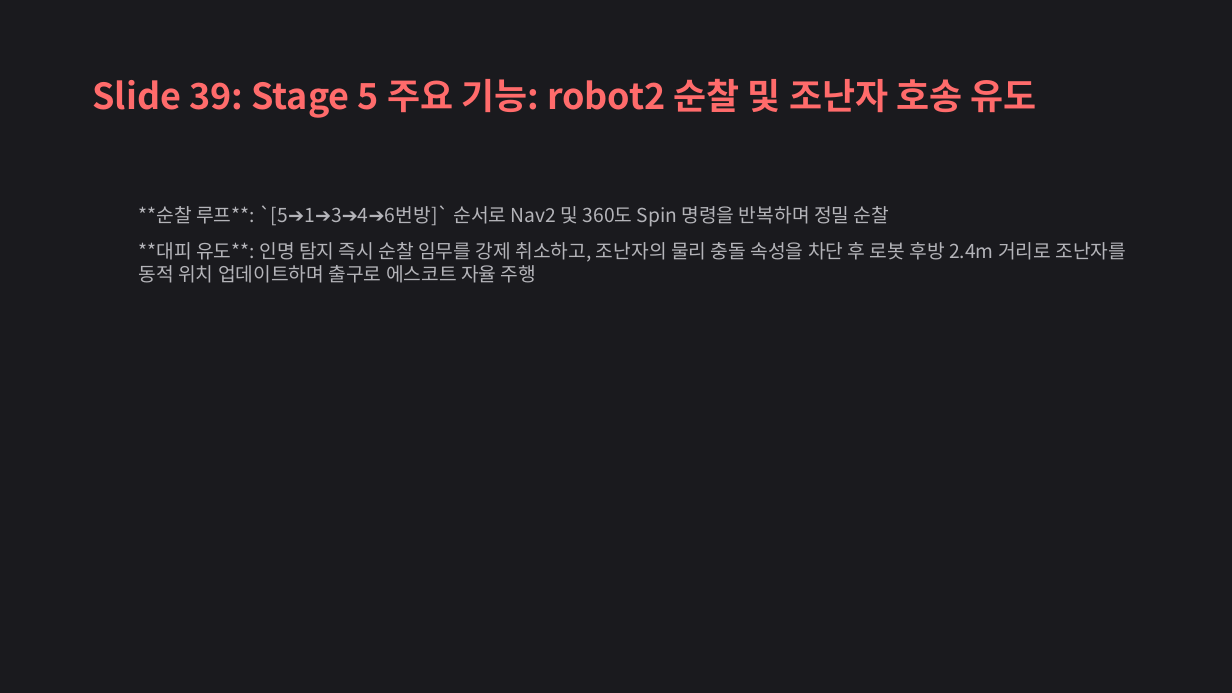
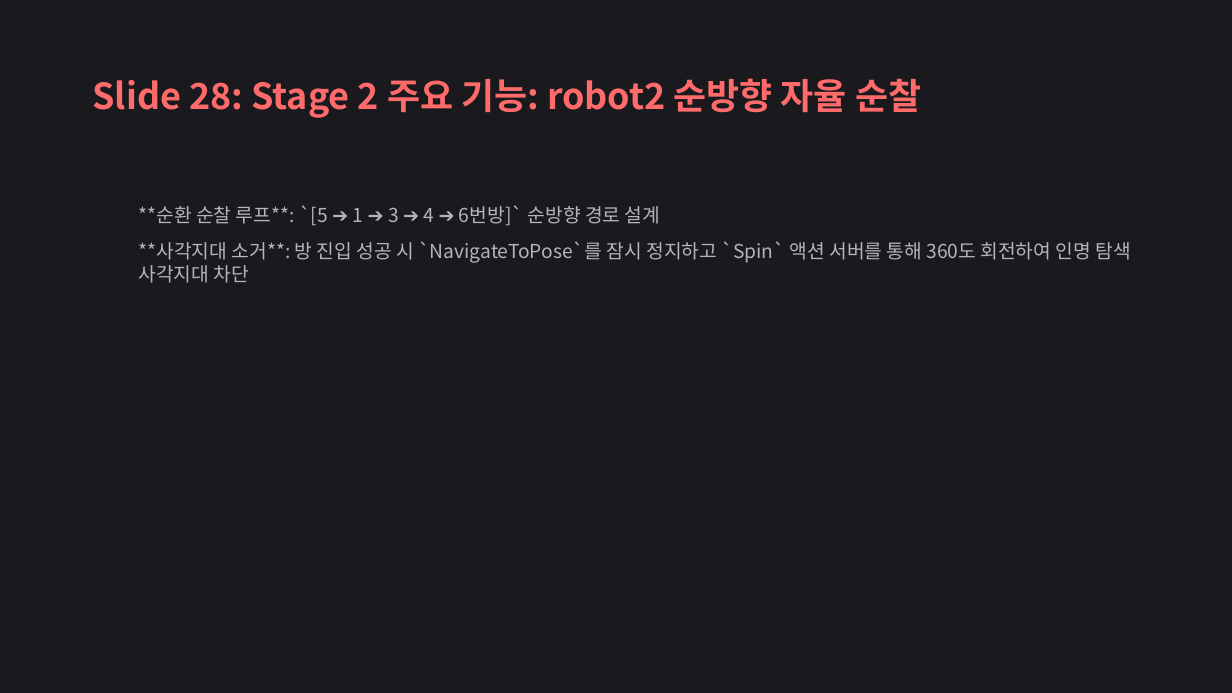
Before and after one commit to yoonseonjae/hot-spot_isaac_sim, a slide deck: slide 28 of docs/Cobot_Fire_Sim_Presentation.pptx (slide 39 before the commit). Drawn at 1232x693 pixels with LibreOffice and Linux fonts; fonts in the diff are those of the drawing. Boxes give left, top, right and bottom in pixels: in the first picture for what was removed or moved away, otherwise in the second. Text is boxed around its words. In the diff, an @@ line names an element or a change of style, - is before the commit and + after.

```diff
--- a/docs/Cobot_Fire_Sim_Presentation.pptx
+++ b/docs/Cobot_Fire_Sim_Presentation.pptx
@@ text at bbox=[92, 78, 921, 118]: text changed @@
-Slide 39: Stage 5 주요 기능: robot2 순찰 및 조난자 호송 유도
+Slide 28: Stage 2 주요 기능: robot2 순방향 자율 순찰
@@ text at bbox=[139, 205, 1130, 283]: text changed @@
-  **순찰 루프**: `[5➔1➔3➔4➔6번방]` 순서로 Nav2 및 360도 Spin 명령을 반복하며 정밀 순찰
-  **대피 유도**: 인명 탐지 즉시 순찰 임무를 강제 취소하고, 조난자의 물리 충돌 속성을 차단 후 로봇 후방 2.4m 거리로 조난자를 동적 위치 업데이트하며 출구로 에스코트 자율 주행
+  **순환 순찰 루프**: `[5 ➔ 1 ➔ 3 ➔ 4 ➔ 6번방]` 순방향 경로 설계
+  **사각지대 소거**: 방 진입 성공 시 `NavigateToPose`를 잠시 정지하고 `Spin` 액션 서버를 통해 360도 회전하여 인명 탐색 사각지대 차단
```
Also in this commit, not shown: 26 other slides changed, 4 slides added, 1 slide removed, 1 other file.
